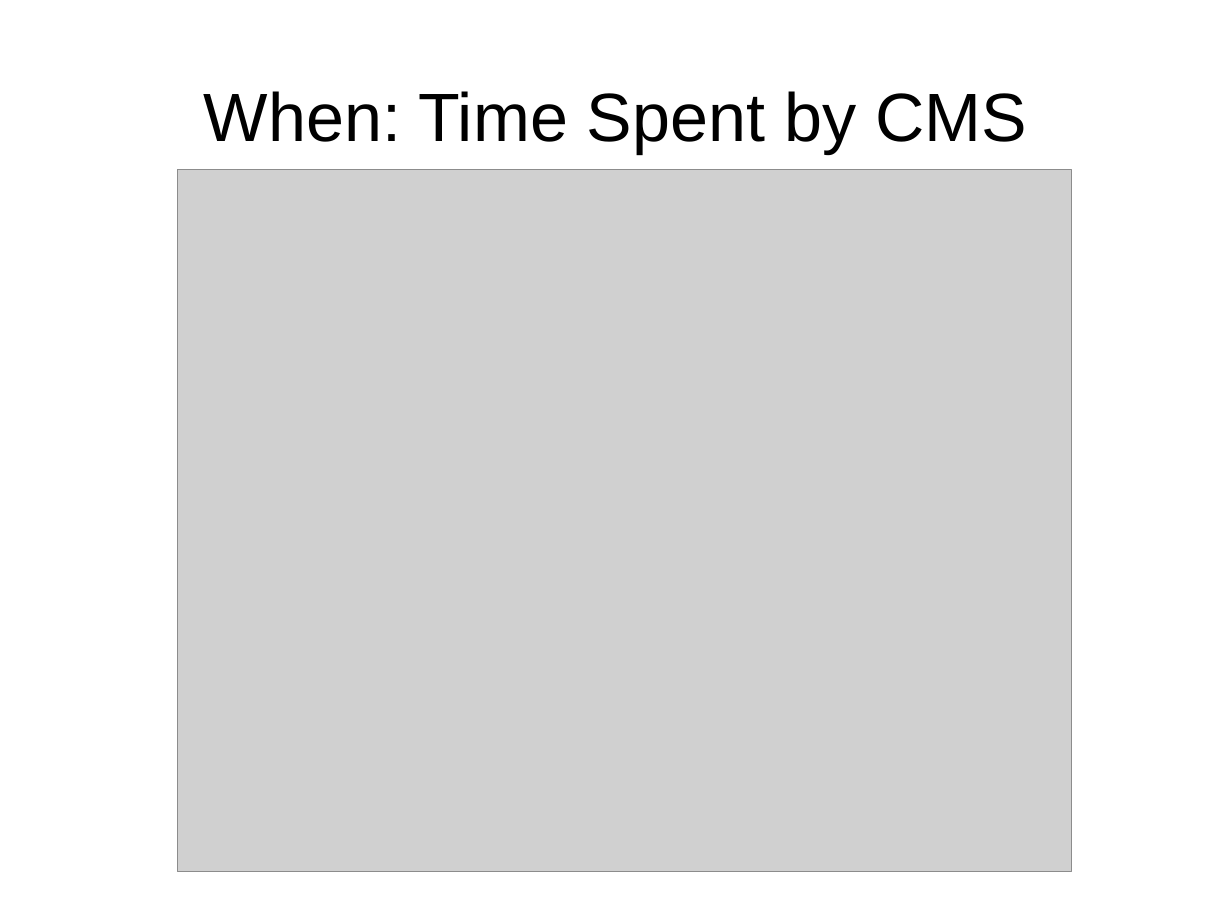
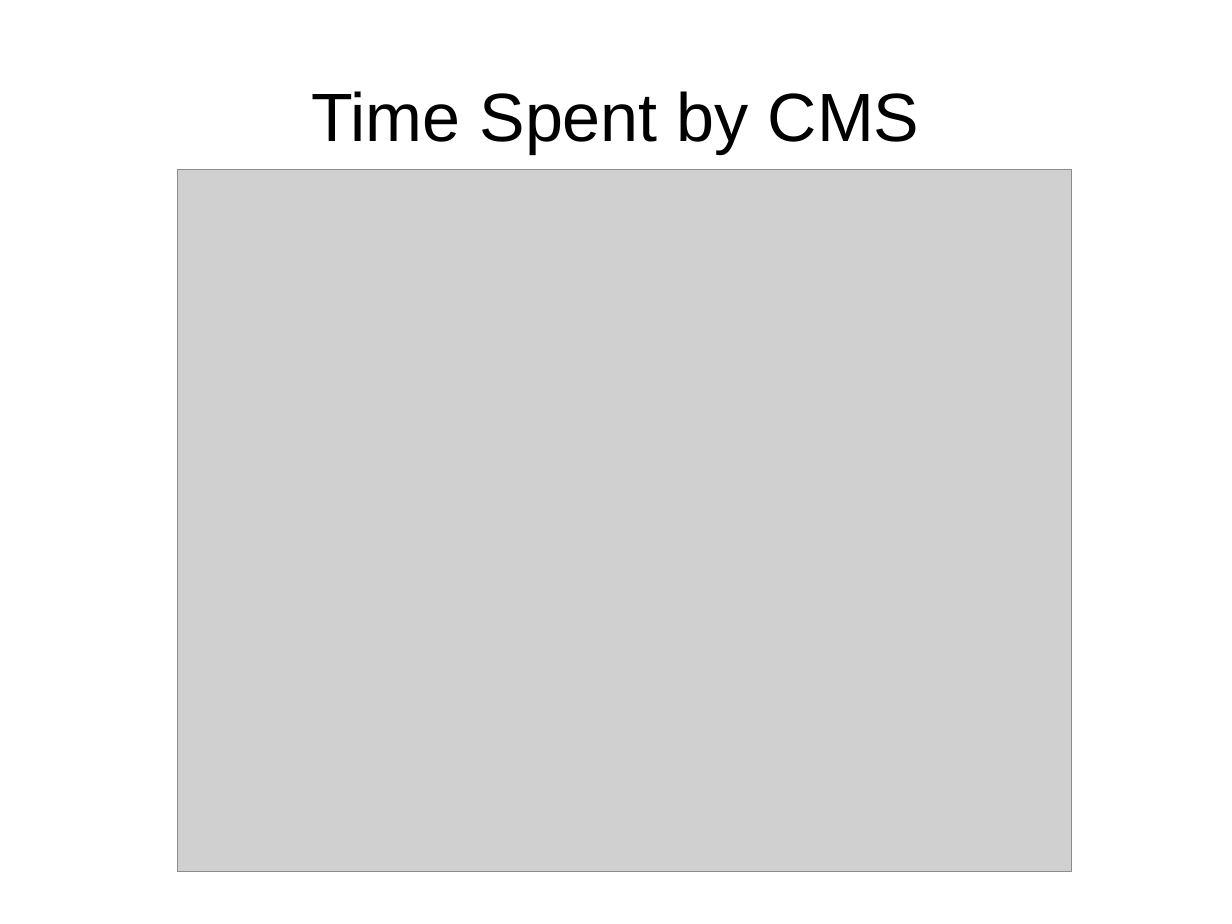
Before and after one commit to tomwhartung/jmws_accoutrements, a slide deck: slide 14 of presentations/2016_07-Drupal/9-slides.odp. Drawn at 1232x924 pixels with LibreOffice and Linux fonts; fonts in the diff are those of the drawing; grey boxes stand for pictures. Boxes give left, top, right and bottom in pixels: in the first picture for what was removed or moved away, otherwise in the second. Text is boxed around its words. In the diff, an @@ line names an element or a change of style, - is before the commit and + after.

```diff
--- a/presentations/2016_07-Drupal/9-slides.odp
+++ b/presentations/2016_07-Drupal/9-slides.odp
@@ title at (311, 91, 920, 153): text changed @@
-When: Time Spent by CMS
+Time Spent by CMS
```
Also in this commit, not shown: 10 other slides changed, 2 slides removed.
